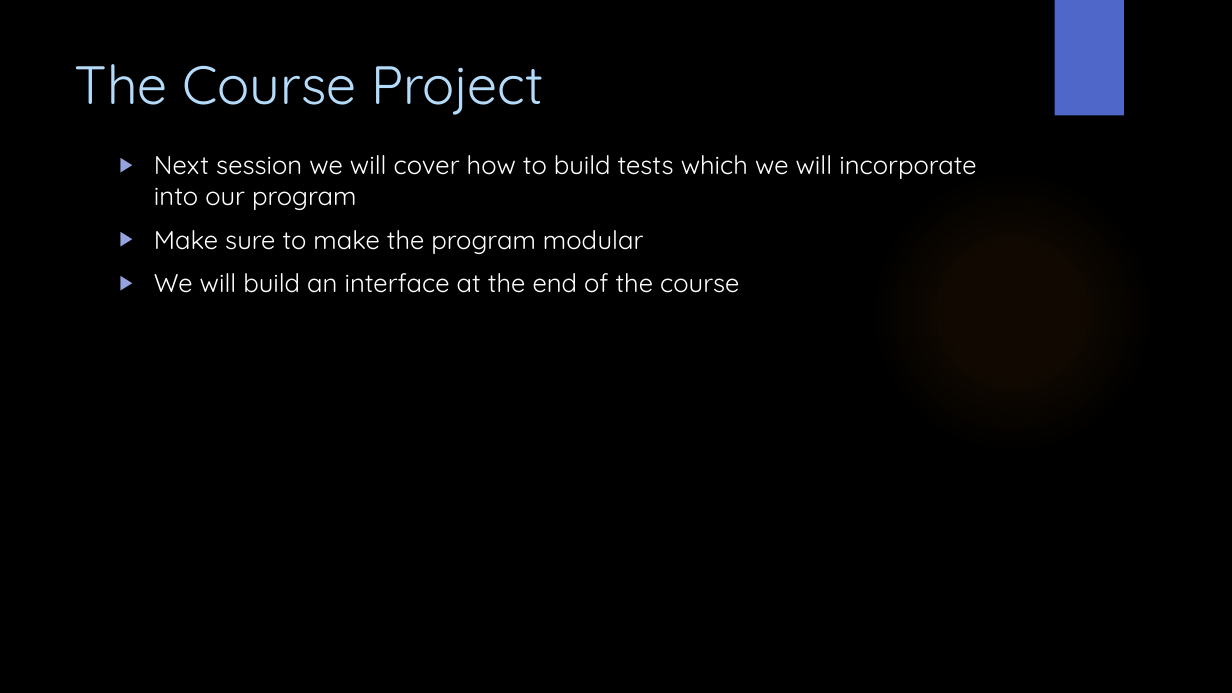
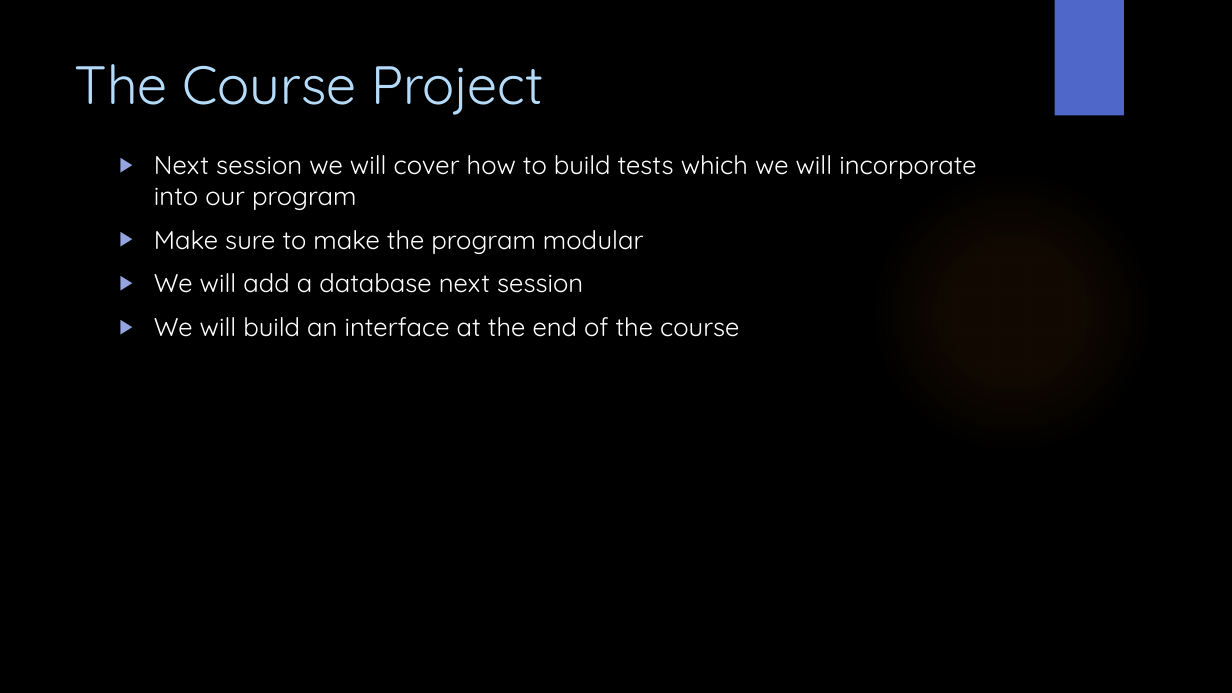
Before and after one commit to WitsSoftDev/SoftDev2016, a slide deck: slide 25 of Session 2/Softdev Session 2 2016.pptx. Drawn at 1232x693 pixels with LibreOffice and Linux fonts; fonts in the diff are those of the drawing; background and template pictures are left out. Boxes give left, top, right and bottom in pixels: in the first picture for what was removed or moved away, otherwise in the second. Text is boxed around its words. In the diff, an @@ line names an element or a change of style, - is before the commit and + after.

```diff
--- a/Session 2/Softdev Session 2 2016.pptx
+++ b/Session 2/Softdev Session 2 2016.pptx
@@ text at <box>154,273,583,293</box>: paragraph added @@
+▶ We will add a database next session
```
